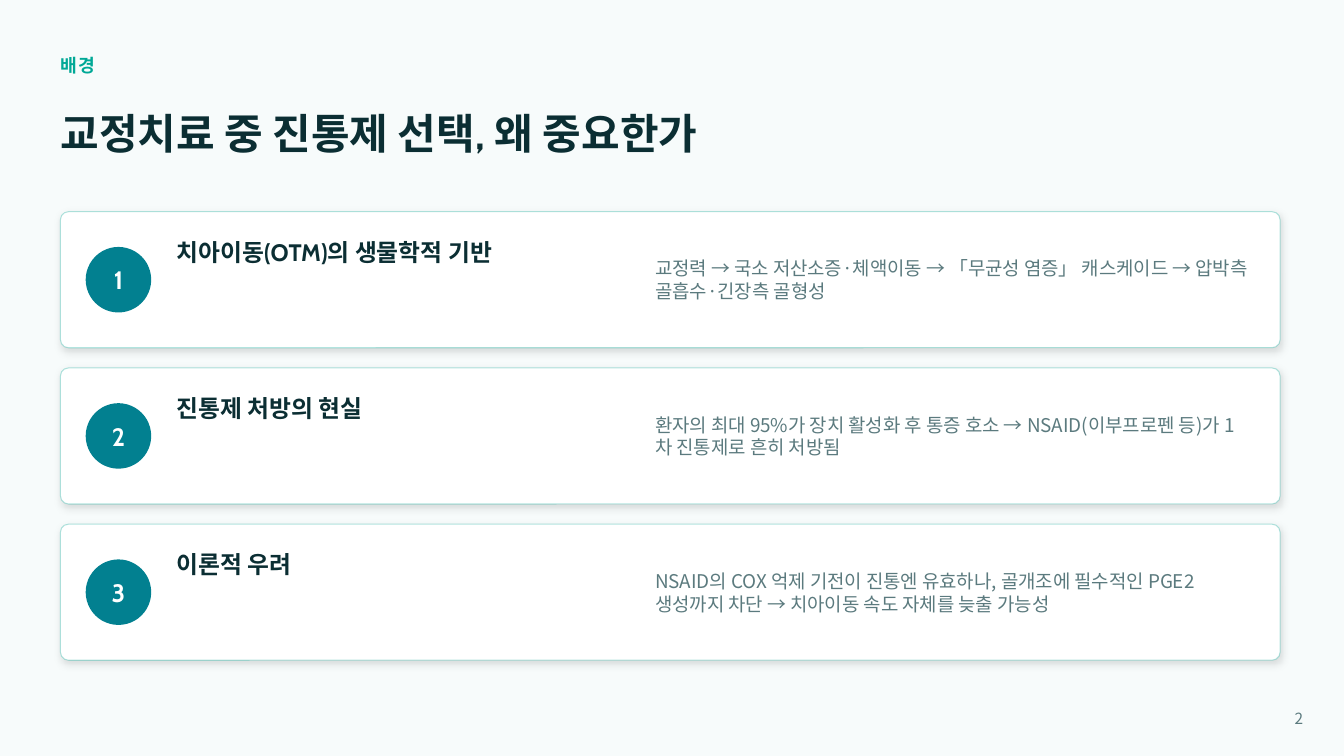
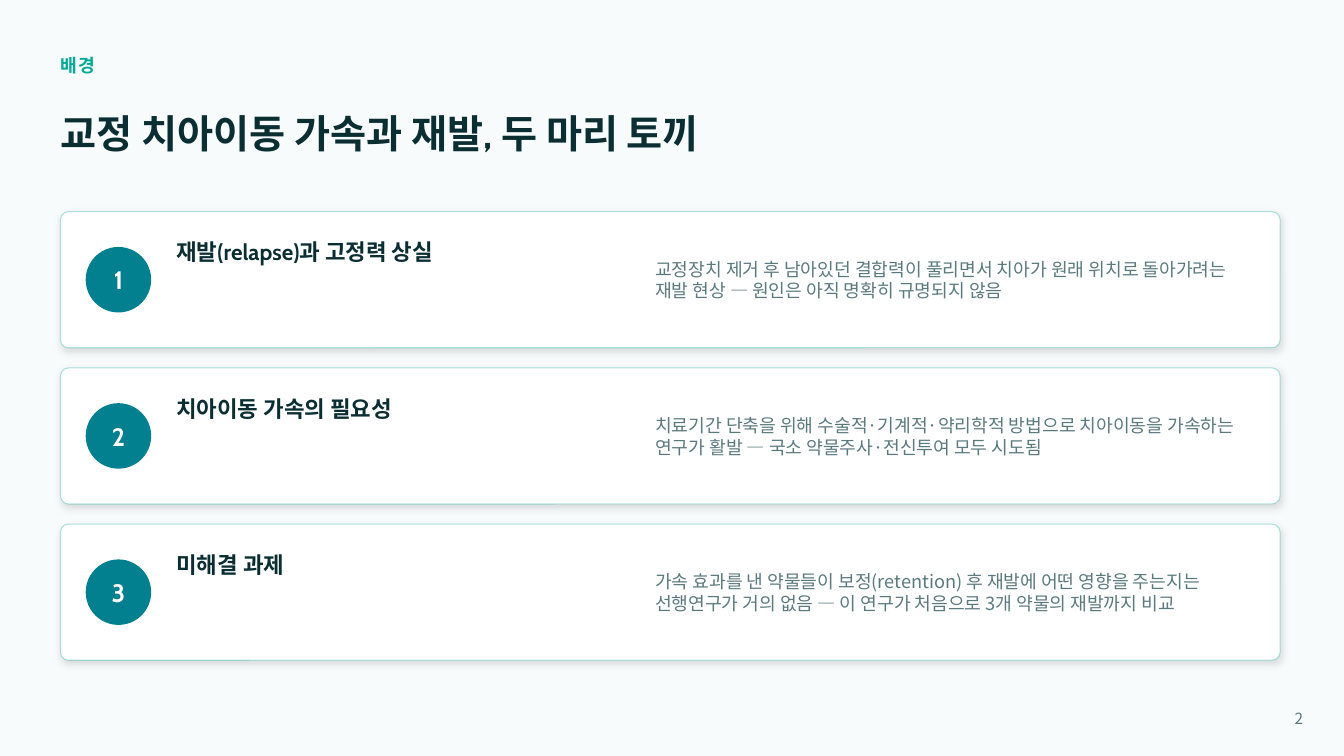
Before and after one commit to yojokem/-, a slide deck: slide 2 of 치과약리학실험2-논문발표/치과약리학실험2_논문발표.pptx. Drawn at 1344x756 pixels with LibreOffice and Linux fonts; fonts in the diff are those of the drawing. Boxes give left, top, right and bottom in pixels: in the first picture for what was removed or moved away, otherwise in the second. Text is boxed around its words. In the diff, an @@ line names an element or a change of style, - is before the commit and + after.

```diff
--- a/치과약리학실험2-논문발표/치과약리학실험2_논문발표.pptx
+++ b/치과약리학실험2-논문발표/치과약리학실험2_논문발표.pptx
@@ text at [60, 115, 699, 152]: text changed; size 30 to 28 pt @@
-교정치료 중 진통제 선택, 왜 중요한가
+교정 치아이동 가속과 재발, 두 마리 토끼
@@ text at [176, 241, 433, 266]: text changed; size 17 to 16 pt @@
-치아이동(OTM)의 생물학적 기반
+재발(relapse)과 고정력 상실
@@ text at [655, 261, 1227, 299]: text changed; size 13.5 to 13 pt @@
-교정력 → 국소 저산소증·체액이동 → 「무균성 염증」 캐스케이드 → 압박측 골흡수·긴장측 골형성
+교정장치 제거 후 남아있던 결합력이 풀리면서 치아가 원래 위치로 돌아가려는 재발 현상 — 원인은 아직 명확히 규명되지 않음
@@ text at [176, 398, 392, 419]: text changed; size 17 to 16 pt @@
-진통제 처방의 현실
+치아이동 가속의 필요성
@@ text at [655, 417, 1234, 456]: text changed; size 13.5 to 13 pt @@
-환자의 최대 95%가 장치 활성화 후 통증 호소 → NSAID(이부프로펜 등)가 1차 진통제로 흔히 처방됨
+치료기간 단축을 위해 수술적·기계적·약리학적 방법으로 치아이동을 가속하는 연구가 활발 — 국소 약물주사·전신투여 모두 시도됨
@@ text at [176, 554, 284, 575]: text changed; size 17 to 16 pt @@
-이론적 우려
+미해결 과제
@@ text at [655, 573, 1200, 612]: text changed; size 13.5 to 13 pt @@
-NSAID의 COX 억제 기전이 진통엔 유효하나, 골개조에 필수적인 PGE2 생성까지 차단 → 치아이동 속도 자체를 늦출 가능성
+가속 효과를 낸 약물들이 보정(retention) 후 재발에 어떤 영향을 주는지는 선행연구가 거의 없음 — 이 연구가 처음으로 3개 약물의 재발까지 비교
```
Also in this commit, not shown: 4 other slides changed, 5 slides added, 5 slides removed, 1 other file.
